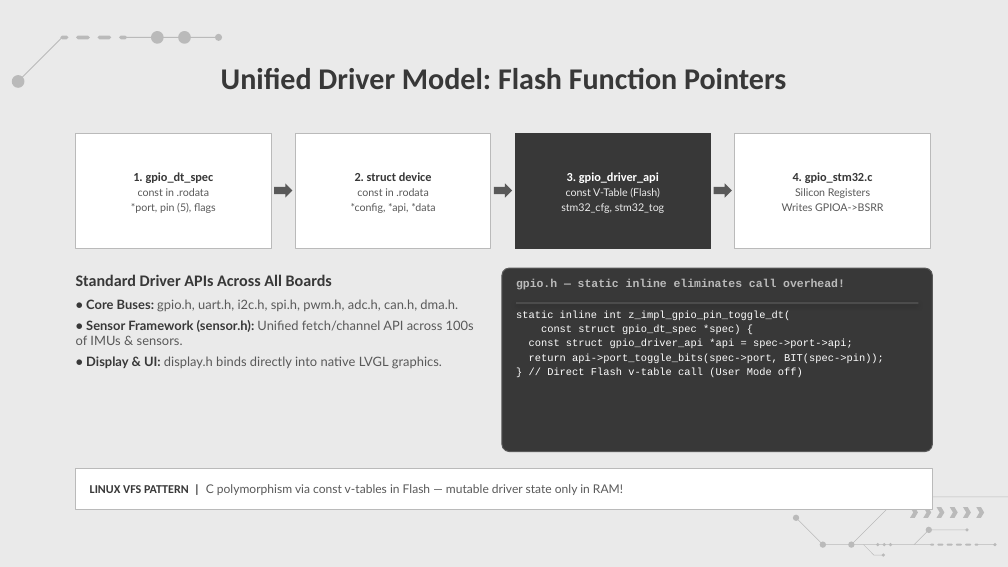
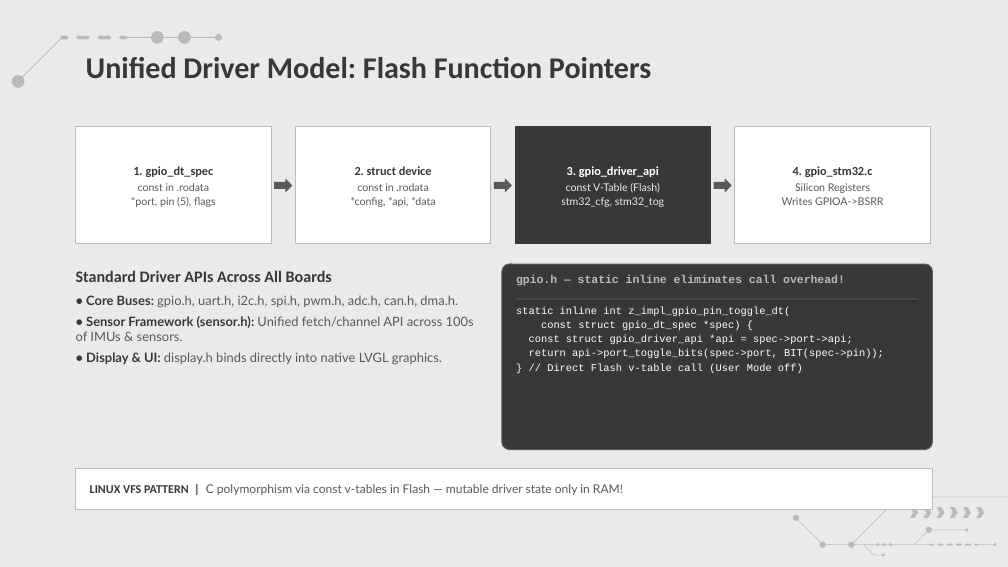
Before and after one commit to amrsaeedcse/zephyr-vs-freertos-presentation, a slide deck: slide 17 of Zephyr_RTOS_vs_FreeRTOS.pptx (slide 15 before the commit). Drawn at 1008x567 pixels with LibreOffice and Linux fonts; fonts in the diff are those of the drawing; background and template pictures are left out. Boxes give left, top, right and bottom in pixels: in the first picture for what was removed or moved away, otherwise in the second. Text is boxed around its words. In the diff, an @@ line names an element or a change of style, - is before the commit and + after.

```diff
--- a/Zephyr_RTOS_vs_FreeRTOS.pptx
+++ b/Zephyr_RTOS_vs_FreeRTOS.pptx
@@ title "Unified Driver Model: Flash Function ...": place and size @@
-title "Unified Driver Model: Flash Function ..." at [221, 68, 786, 89]
+title "Unified Driver Model: Flash Function ..." at [86, 57, 651, 78]
@@ title "Unified Driver Model: Flash Function ..." at [86, 57, 651, 78]: alignment centre to left @@
@@ 5 rectangles, 3 texts, 3 right arrows, 1 rounded rectangle: place and size @@
-5 rectangles, 3 texts, 3 right arrows, 1 rounded rectangle at [76, 133, 932, 452]
+5 rectangles, 3 texts, 3 right arrows, 1 rounded rectangle at [76, 127, 932, 450]
```
Also in this commit, not shown: 10 other slides changed, 8 slides added, 6 slides removed, 2 other files.
